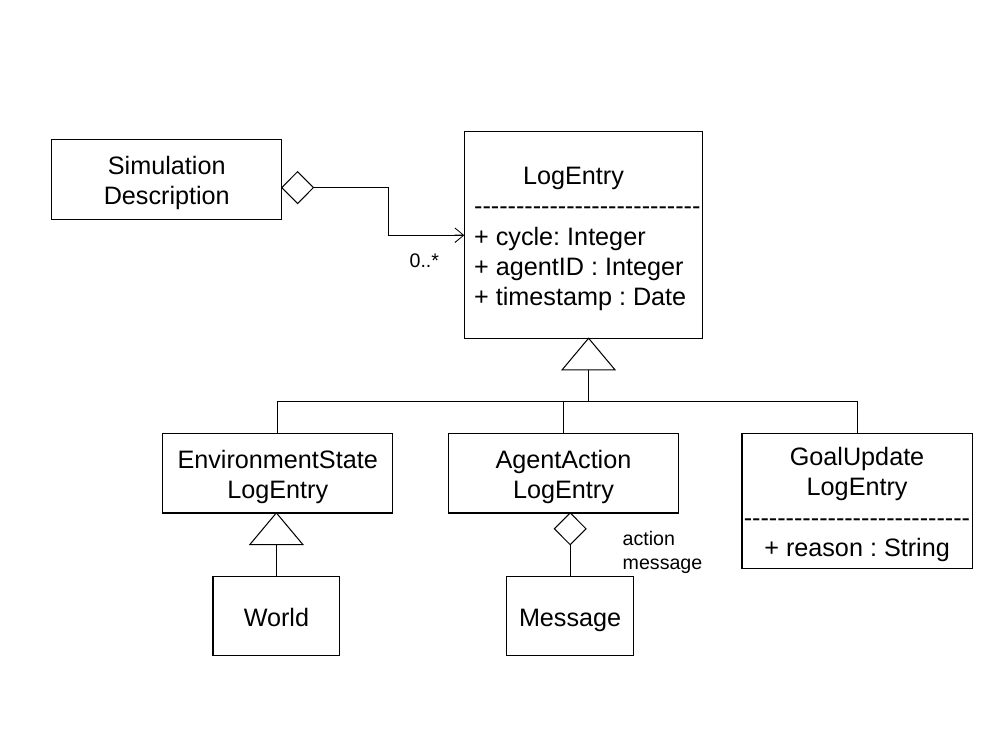
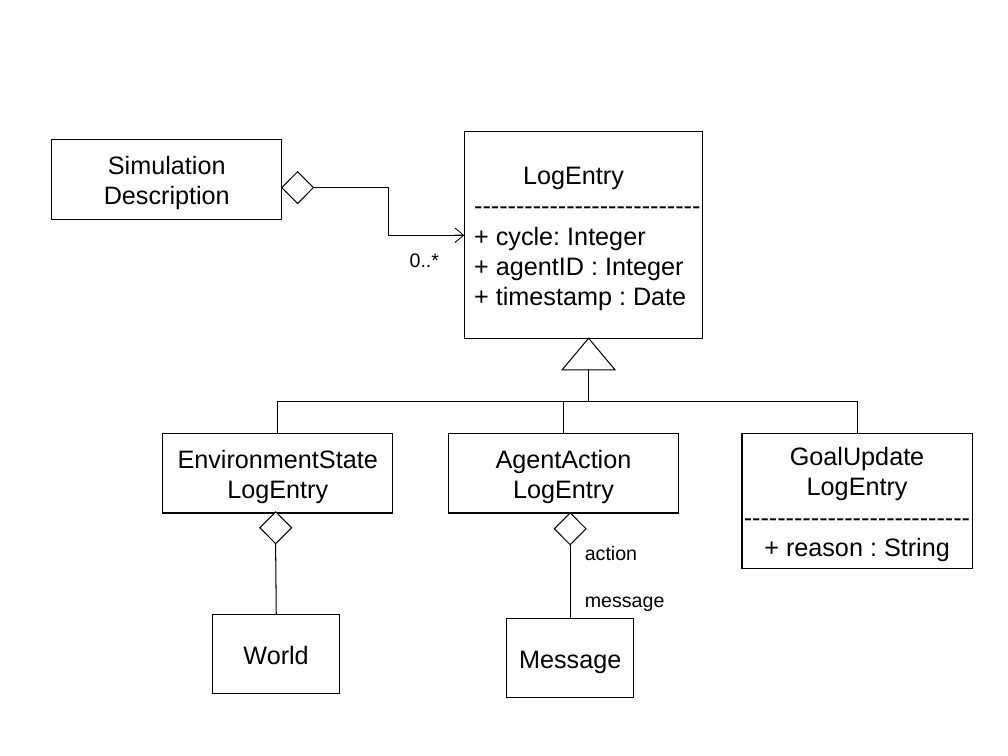
Before and after one commit to krishprince/rollerslam, a slide deck: slide 2 of docs/Logging/LoggingPIM.ppt. Drawn at 1008x756 pixels with LibreOffice and Linux fonts; fonts in the diff are those of the drawing. Boxes give left, top, right and bottom in pixels: in the first picture for what was removed or moved away, otherwise in the second. Text is boxed around its words. In the diff, an @@ line names an element or a change of style, - is before the commit and + after.

Commit message:
Fixed relationship between EnvironmentStateLogEntry and World.

```diff
--- a/docs/Logging/LoggingPIM.ppt
+++ b/docs/Logging/LoggingPIM.ppt
@@ triangle removed at bbox=[250, 513, 303, 544] @@
@@ diamond added at bbox=[260, 512, 291, 544], fill #FFFFFF, outline #000000 0.74 pt @@
@@ text "action" rewrapped from bbox=[623, 530, 703, 573] to bbox=[585, 545, 665, 611] @@
@@ line added from (275, 543) to (276, 614), #000000 0.74 pt @@
@@ elbow line removed from (276, 544) to (276, 577) @@
@@ elbow line moved from (571, 544) - (571, 577) to (571, 544) - (571, 618) @@
@@ rectangle "World": place and size @@
-rectangle "World" at bbox=[213, 577, 340, 656]
+rectangle "World" at bbox=[213, 614, 340, 694]
@@ rectangle "Message": place and size @@
-rectangle "Message" at bbox=[507, 577, 634, 656]
+rectangle "Message" at bbox=[507, 618, 634, 698]
```
